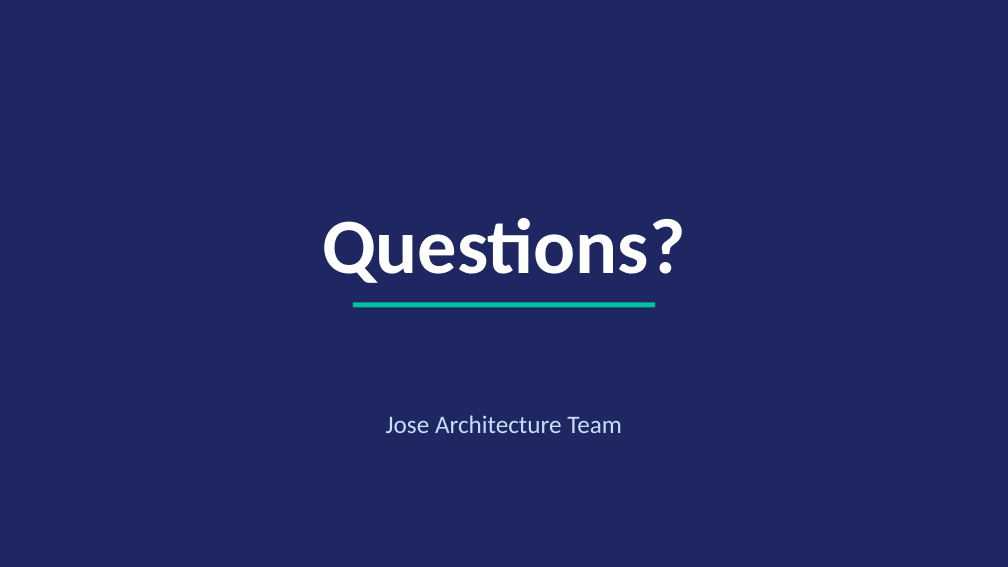
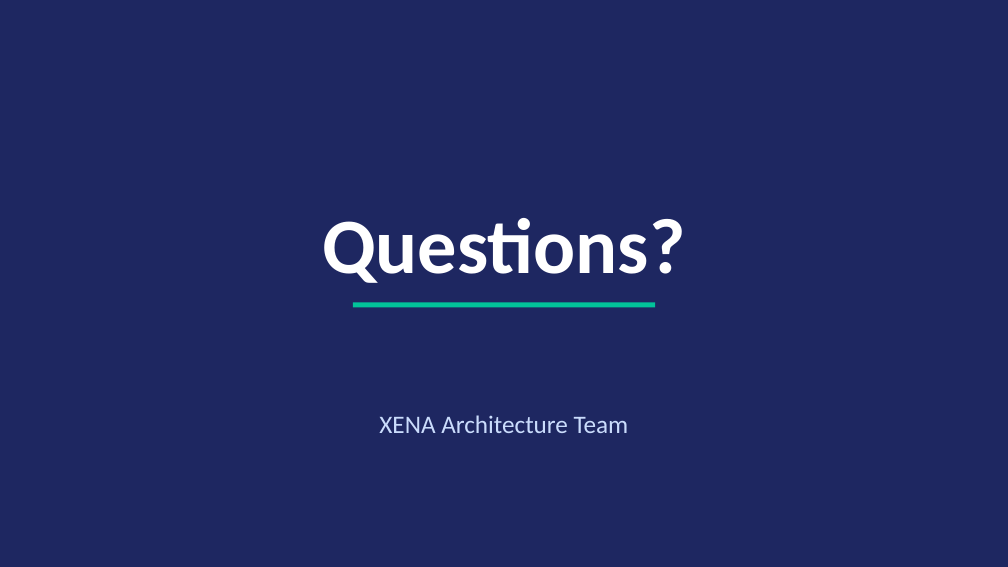
Before and after one commit to angelbus/tekton-api, a slide deck: slide 17 of docs/Redis vs s3 complete analysis.pptx. Drawn at 1008x567 pixels with LibreOffice and Linux fonts; fonts in the diff are those of the drawing. Boxes give left, top, right and bottom in pixels: in the first picture for what was removed or moved away, otherwise in the second. Text is boxed around its words. In the diff, an @@ line names an element or a change of style, - is before the commit and + after.

```diff
--- a/docs/Redis vs s3 complete analysis.pptx
+++ b/docs/Redis vs s3 complete analysis.pptx
@@ text at [379,415,629,433]: text changed @@
-Jose Architecture Team
+XENA Architecture Team
```
Also in this commit, not shown: 14 other slides changed.
